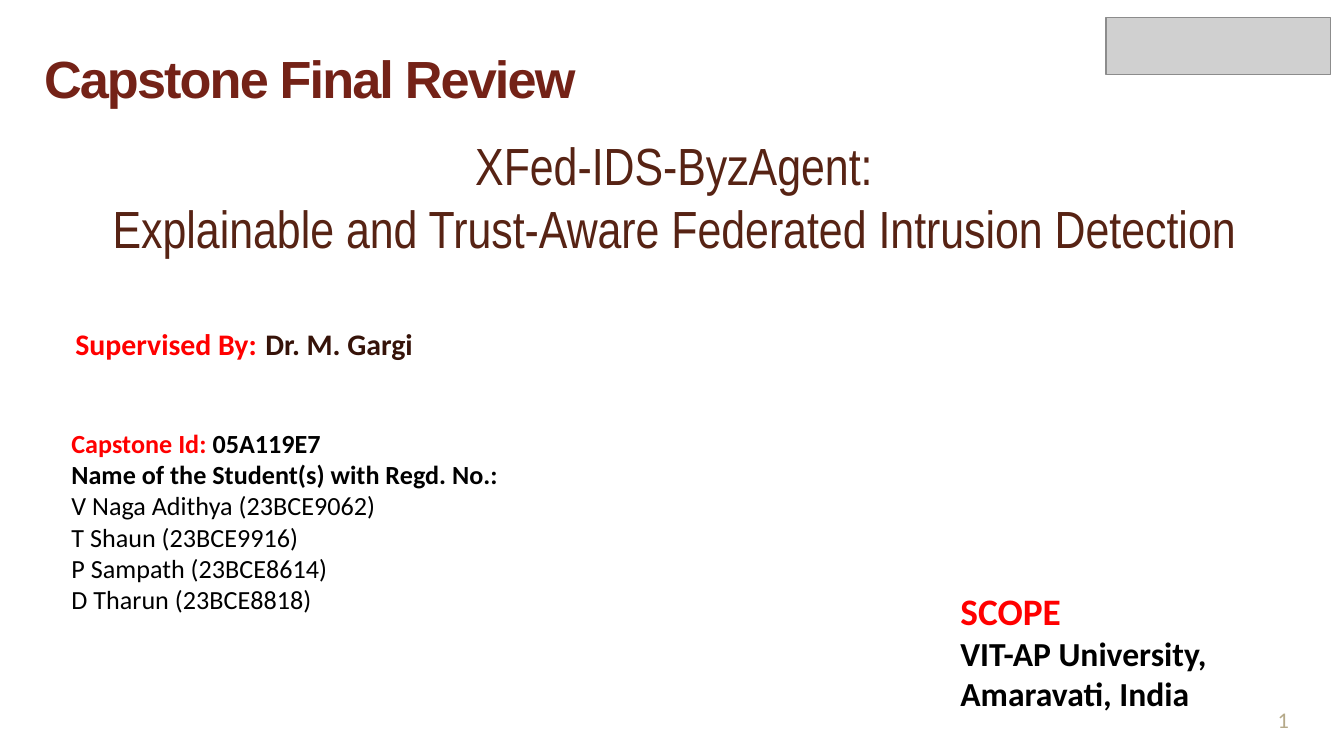
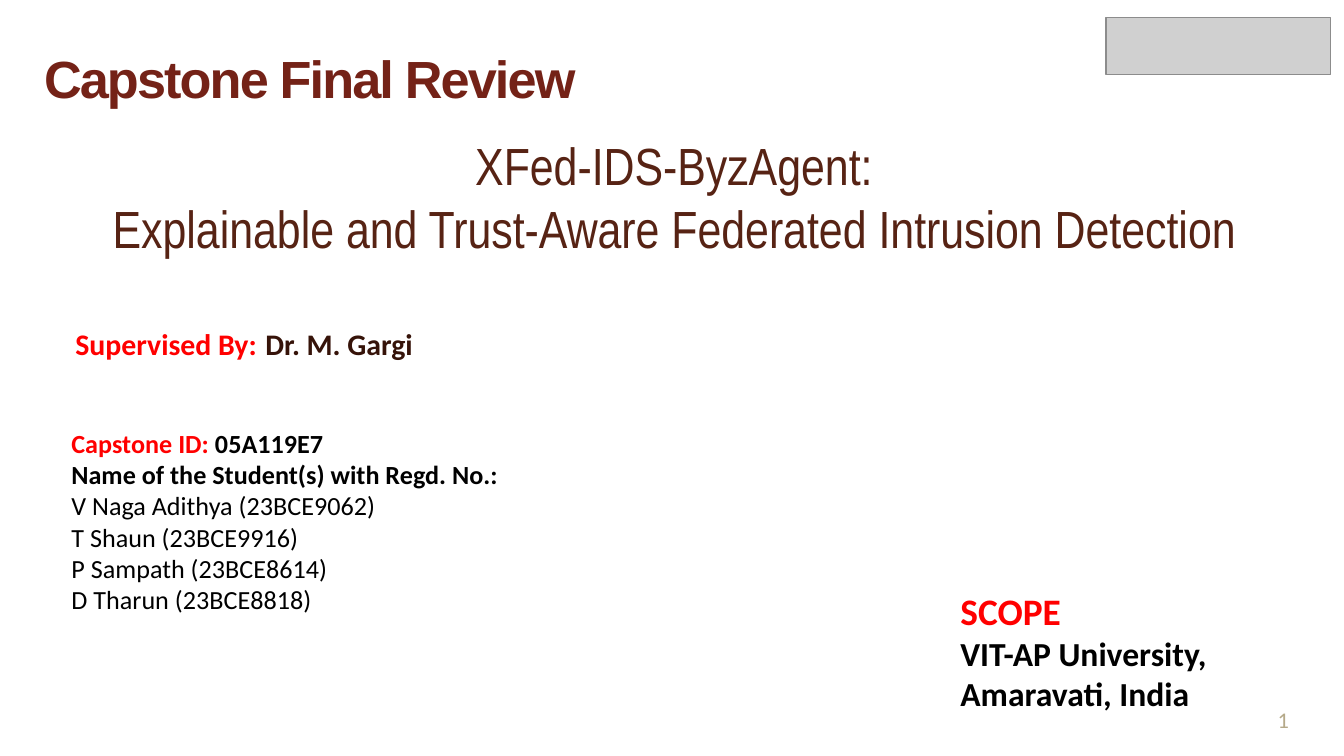
Before and after one commit to Pilli9375/XFed-IDS-ByzAgent, a slide deck: slide 1 of docs/ppt/XFed_Capstone_Final_Review.pptx. Drawn at 1344x756 pixels with LibreOffice and Linux fonts; fonts in the diff are those of the drawing; grey boxes stand for pictures; background and template pictures are left out. Boxes give left, top, right and bottom in pixels: in the first picture for what was removed or moved away, otherwise in the second. Text is boxed around its words. In the diff, an @@ line names an element or a change of style, - is before the commit and + after.

```diff
--- a/docs/ppt/XFed_Capstone_Final_Review.pptx
+++ b/docs/ppt/XFed_Capstone_Final_Review.pptx
@@ text at (x1=71, y1=436, x2=323, y2=457): text changed @@
-Capstone Id: 05A119E7
+Capstone ID: 05A119E7
```
Also in this commit, not shown: 2 other files.
